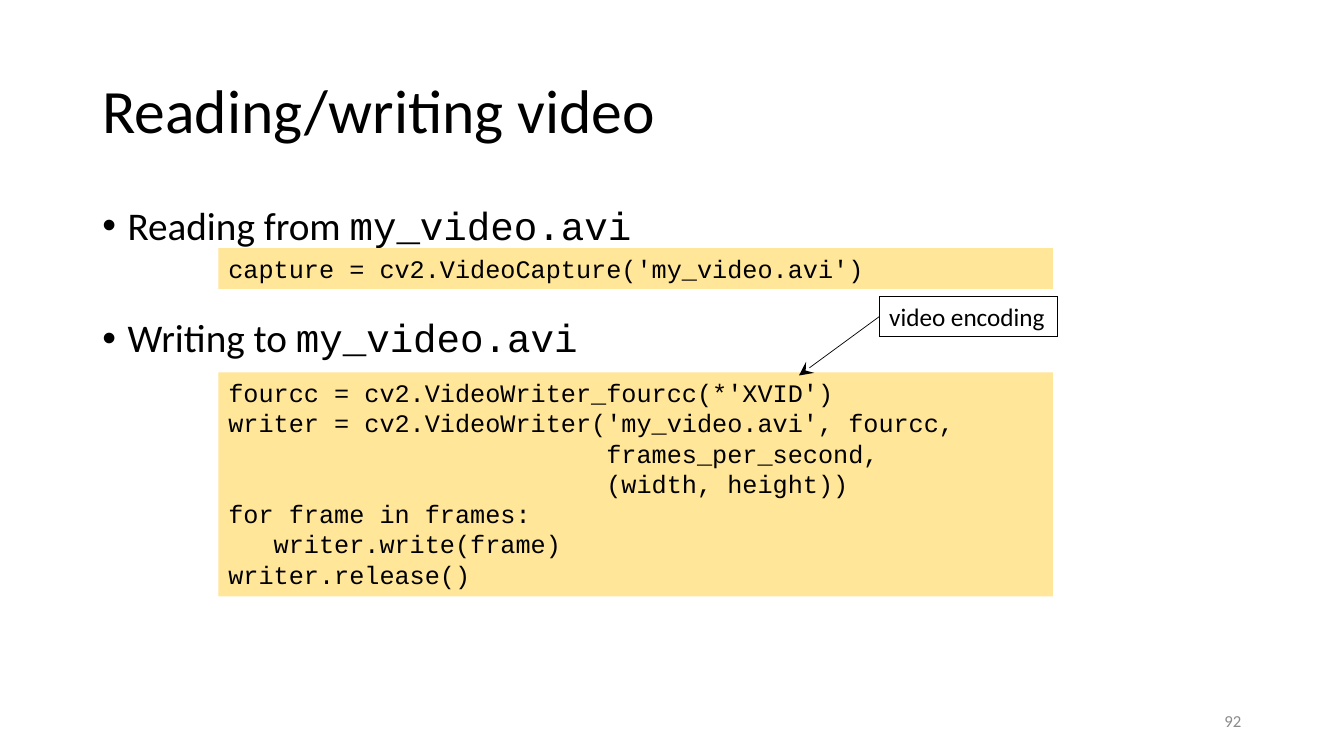
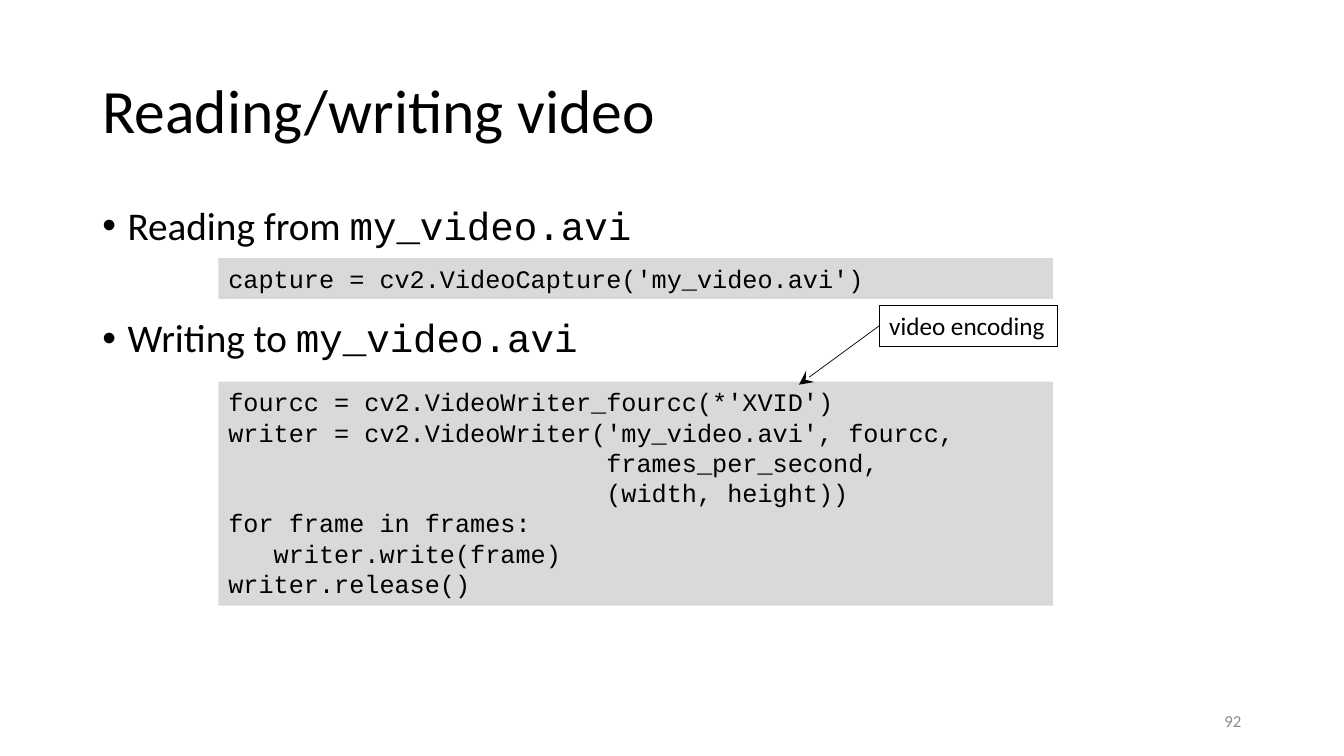
Before and after one commit to gjbex/Scientific-Python, a slide deck: slide 92 of scientific_python.pptx. Drawn at 1344x756 pixels with LibreOffice and Linux fonts; fonts in the diff are those of the drawing. Boxes give left, top, right and bottom in pixels: in the first picture for what was removed or moved away, otherwise in the second. Text is boxed around its words. In the diff, an @@ line names an element or a change of style, - is before the commit and + after.

Commit message:
Fix formatting of image and video processing section

```diff
--- a/scientific_python.pptx
+++ b/scientific_python.pptx
@@ rectangle "capture = cv2.VideoCapture('my_video.avi')" at box(219, 258, 1054, 298): fill #FFE699 to #D9D9D9 @@
@@ 3 rectangles, 1 arrow: place and size @@
-3 rectangles, 1 arrow at box(219, 248, 1058, 597)
+3 rectangles, 1 arrow at box(219, 258, 1058, 606)
@@ rectangle "fourcc = cv2.VideoWriter_fourcc(*'XVID')" at box(219, 382, 1054, 606): fill #FFE699 to #D9D9D9 @@
```
Also in this commit, not shown: 5 other slides changed.
